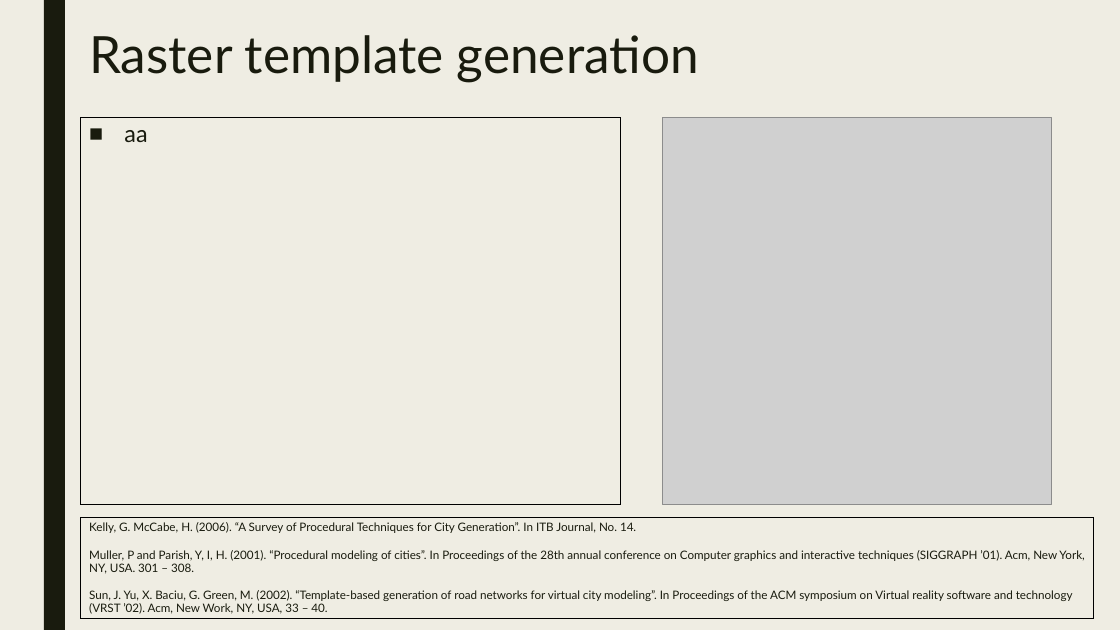
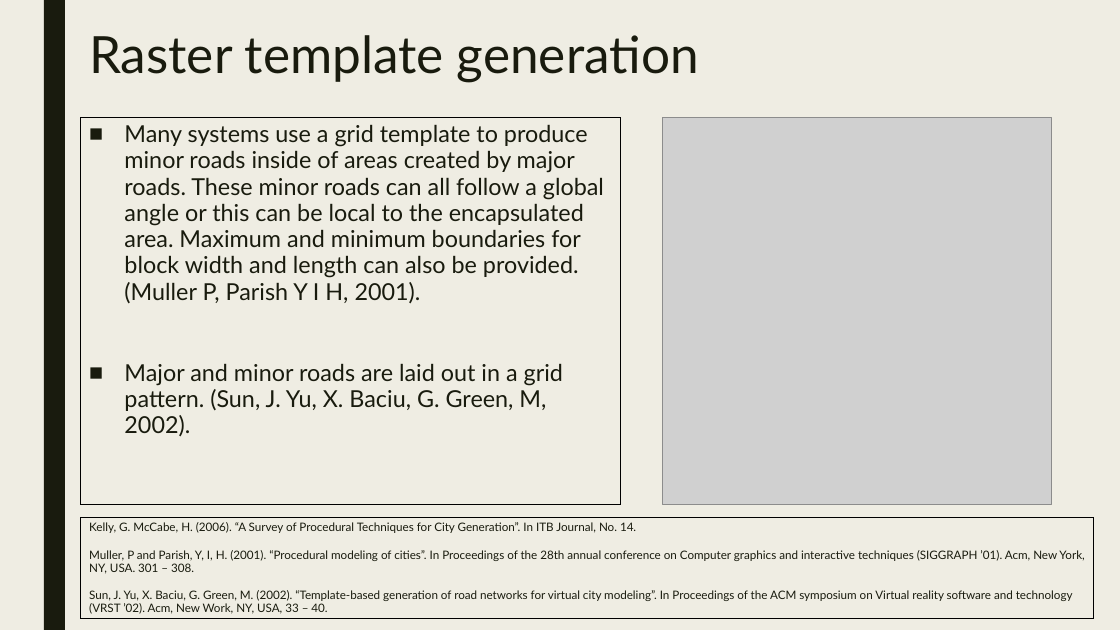
Before and after one commit to JosephBarber96/FinalProject, a slide deck: slide 9 of Presentation.pptx (slide 7 before the commit). Drawn at 1120x630 pixels with LibreOffice and Linux fonts; fonts in the diff are those of the drawing; grey boxes stand for pictures. Boxes give left, top, right and bottom in pixels: in the first picture for what was removed or moved away, otherwise in the second. Text is boxed around its words. In the diff, an @@ line names an element or a change of style, - is before the commit and + after.

```diff
--- a/Presentation.pptx
+++ b/Presentation.pptx
@@ text in rectangle at [124,124,604,436]: text changed @@
-■ aa
+■ Many systems use a grid template to produce minor roads inside of areas created by major roads. These minor roads can all follow a global angle or this can be local to the encapsulated area. Maximum and minimum boundaries for block width and length can also be provided. (Muller P, Parish Y I H, 2001).
+■ Major and minor roads are laid out in a grid pattern. (Sun, J. Yu, X. Baciu, G. Green, M, 2002).
```
Also in this commit, not shown: 12 other slides changed, 6 slides added, 2 slides removed, 1 other file.
